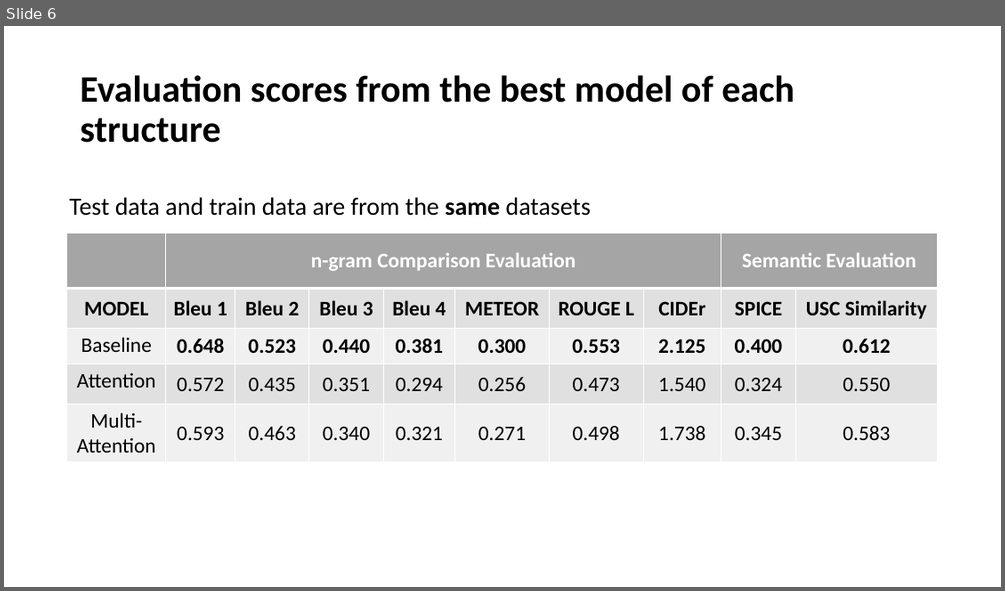
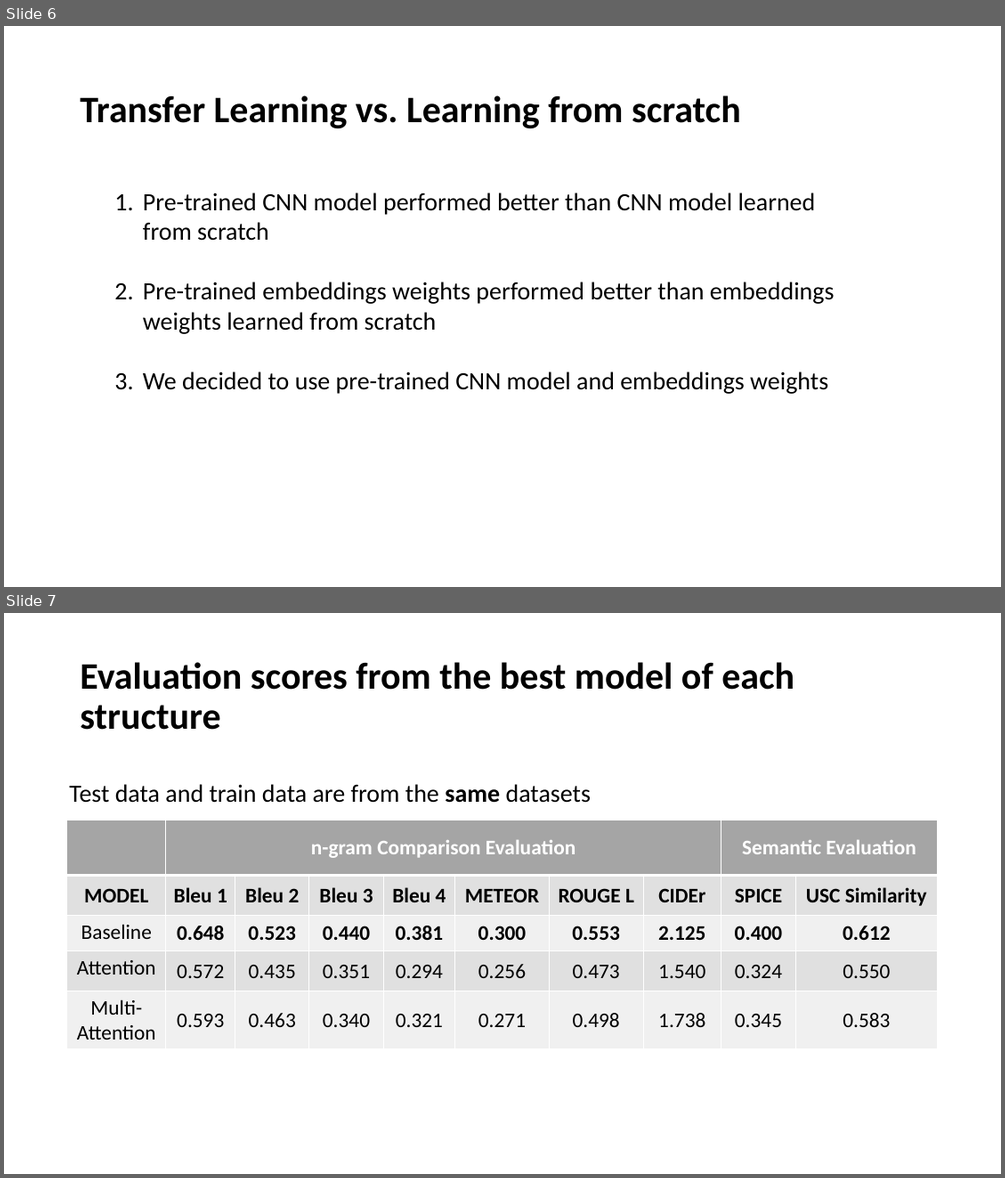
Before and after one commit to miketianchen/MDA_image_captioning, a slide deck: docs/fanli.pptx. Shown one above the other, each under a label of ours: slide 6 before the commit, slides 6 and 7 after it. The pictures are 1005x591 and 1005x1178 pixels, drawn with LibreOffice and Linux fonts; fonts in the diff are those of the drawing. Boxes give left, top, right and bottom in pixels: in the first picture for what was removed or moved away, otherwise in the second. Text is boxed around its words. In the diff, an @@ line names an element or a change of style, - is before the commit and + after.

```diff
--- a/docs/fanli.pptx
+++ b/docs/fanli.pptx
@@ slide 6 added at (4, 26, 1001, 587), background #FFFFFF @@
@@ title added at (80, 95, 741, 128), 36 pt, text #000000, bold @@
+Transfer Learning vs. Learning from scratch
@@ text added at (143, 192, 834, 394), 24 pt, text #000000 @@
+1. Pre-trained CNN model performed better than CNN model learned from scratch
+2. Pre-trained embeddings weights performed better than embeddings weights learned from scratch
+3. We decided to use pre-trained CNN model and embeddings weights
@@ what was slide 6 is now slide 7 @@
```
Also in this commit, not shown: 2 slides changed.
